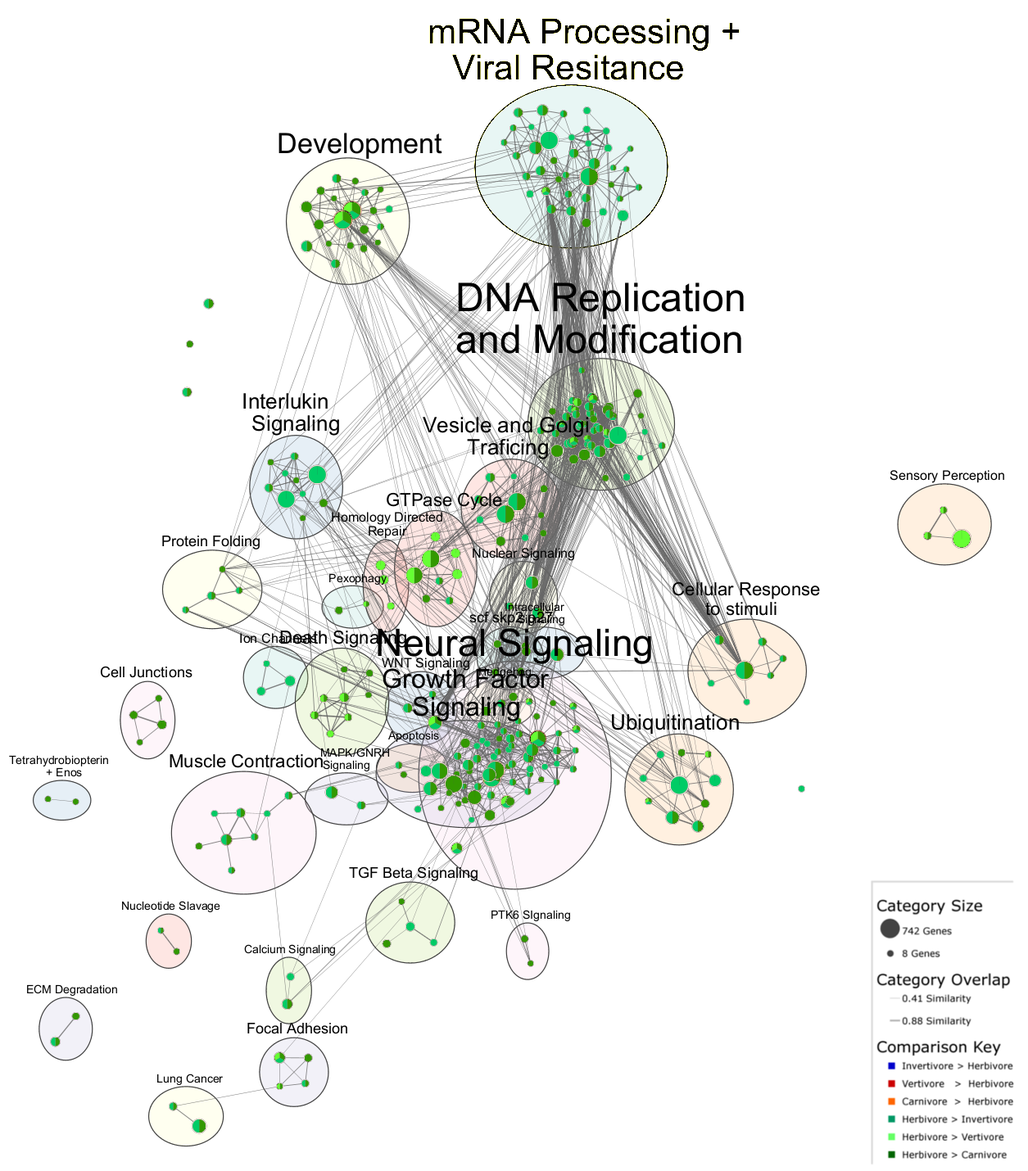
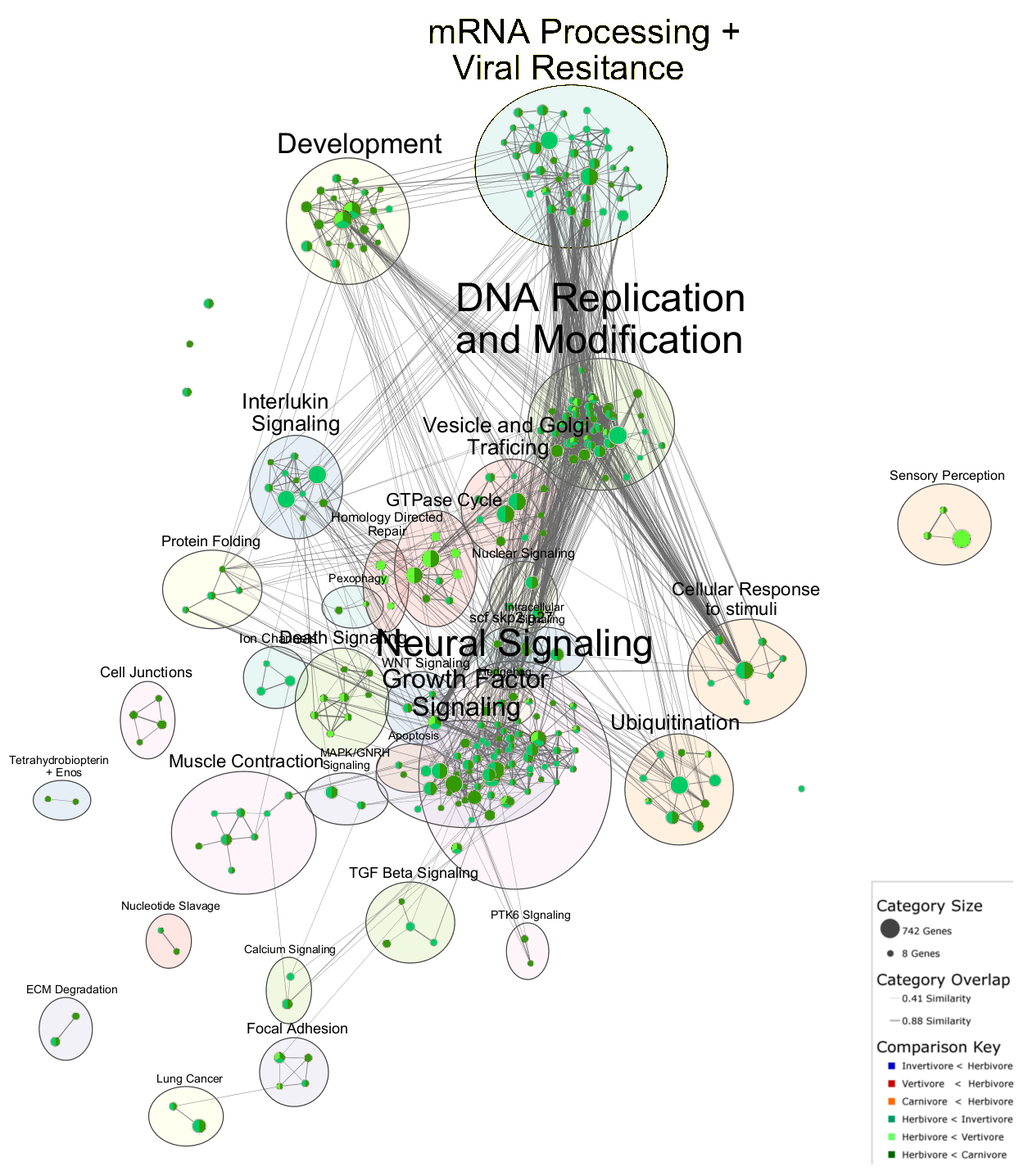
Before/after of a 1028 × 1171 layered artwork. What changed in the layer stack:
painted on "Pasted Layer" over [left=949, top=1062, right=964, bottom=1159]
